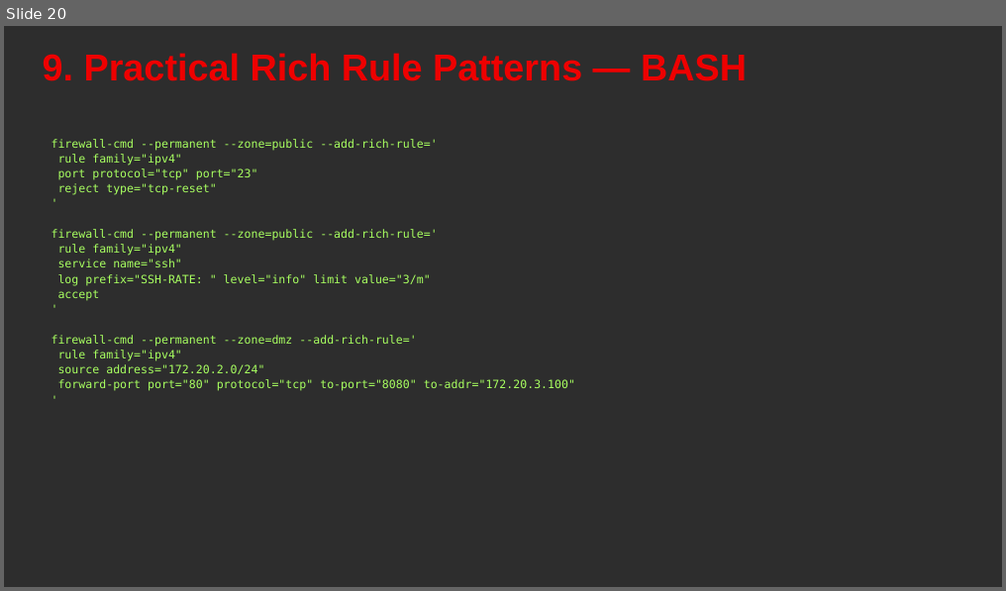
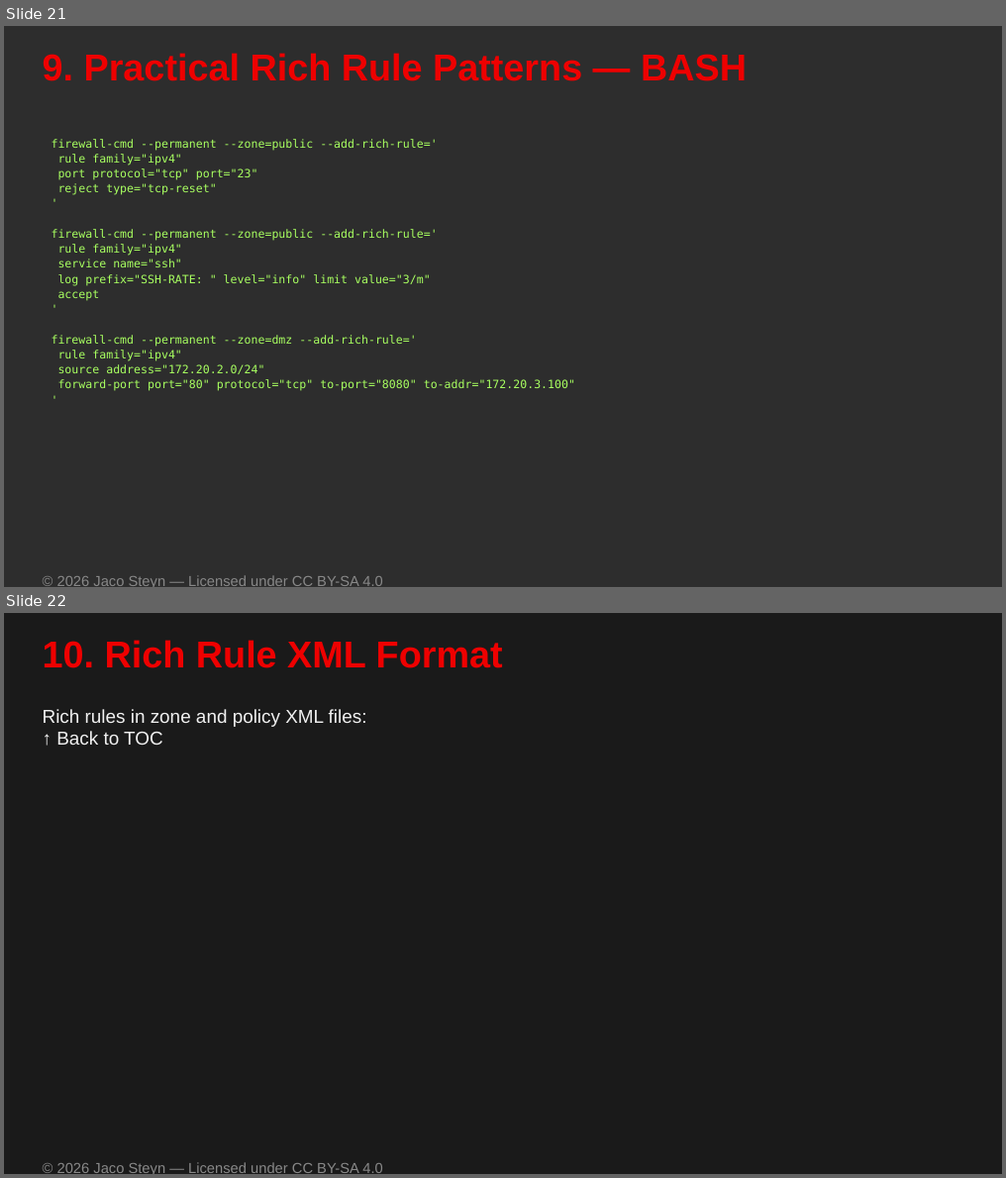
Before and after one commit to UncleJS/course_firewalld, a slide deck: slides/06-rich-rules.odp. Shown one above the other, each under a label of ours: slide 20 before the commit, slides 21 and 22 after it. The pictures are 1006x591 and 1006x1178 pixels, drawn with LibreOffice and Linux fonts; fonts in the diff are those of the drawing. Boxes give left, top, right and bottom in pixels: in the first picture for what was removed or moved away, otherwise in the second. Text is boxed around its words. In the diff, an @@ line names an element or a change of style, - is before the commit and + after.

Commit message:
Add TOC, Back-to-TOC links, and CC BY-SA 4.0 copyright to all content
- Regenerate ## Table of Contents in all 17 markdown files with
  GitHub-flavour anchor links; insert after H1/blockquote/--- opener
- Add '↑ Back to TOC' link at the bottom of every ## section
  (all sections including Lab, Prerequisites, Key Takeaways, etc.)
- Append '© 2026 Jaco Steyn — Licensed under CC BY-SA 4.0' footer
  to every markdown file
- Add add_copyright_footer() helper to build_slides.py and call it
  from all 7 slide renderers; shrink code/diagram boxes by 0.7 cm
  to avoid overlap
- Regenerate all 15 ODP slide decks with the copyright footer
- Add idempotent update_md.py processor script for future re-runs

```diff
--- a/slides/06-rich-rules.odp
+++ b/slides/06-rich-rules.odp
@@ slide 22 added at [4,613,1002,1174], background #1A1A1A @@
@@ text added at [43,640,503,668], 36 pt, text #EE0000, bold @@
+10. Rich Rule XML Format
@@ text added at [43,709,367,745], 18 pt, text #F0F0F0 @@
+Rich rules in zone and policy XML files:
+↑ Back to TOC
@@ text added at [57,1162,382,1174], 14 pt, text #888888 @@
+© 2026 Jaco Steyn — Licensed under CC BY-SA 4.0
@@ what was slide 20 is now slide 21 @@
@@ slide 21 changed as well @@
@@ text added at [57,575,382,587], 14 pt, text #888888 @@
+© 2026 Jaco Steyn — Licensed under CC BY-SA 4.0
```
Also in this commit, not shown: 26 other slides changed, 2 other slides added, 33 other files.
